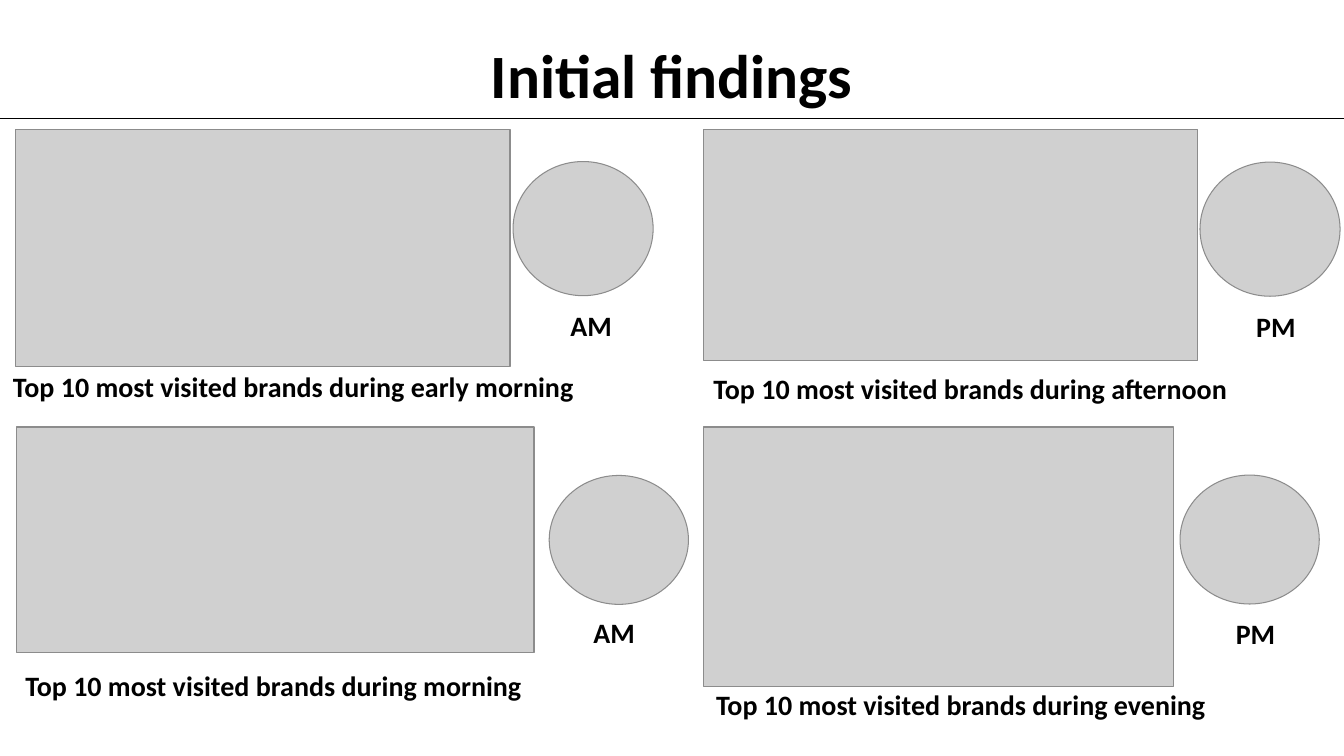
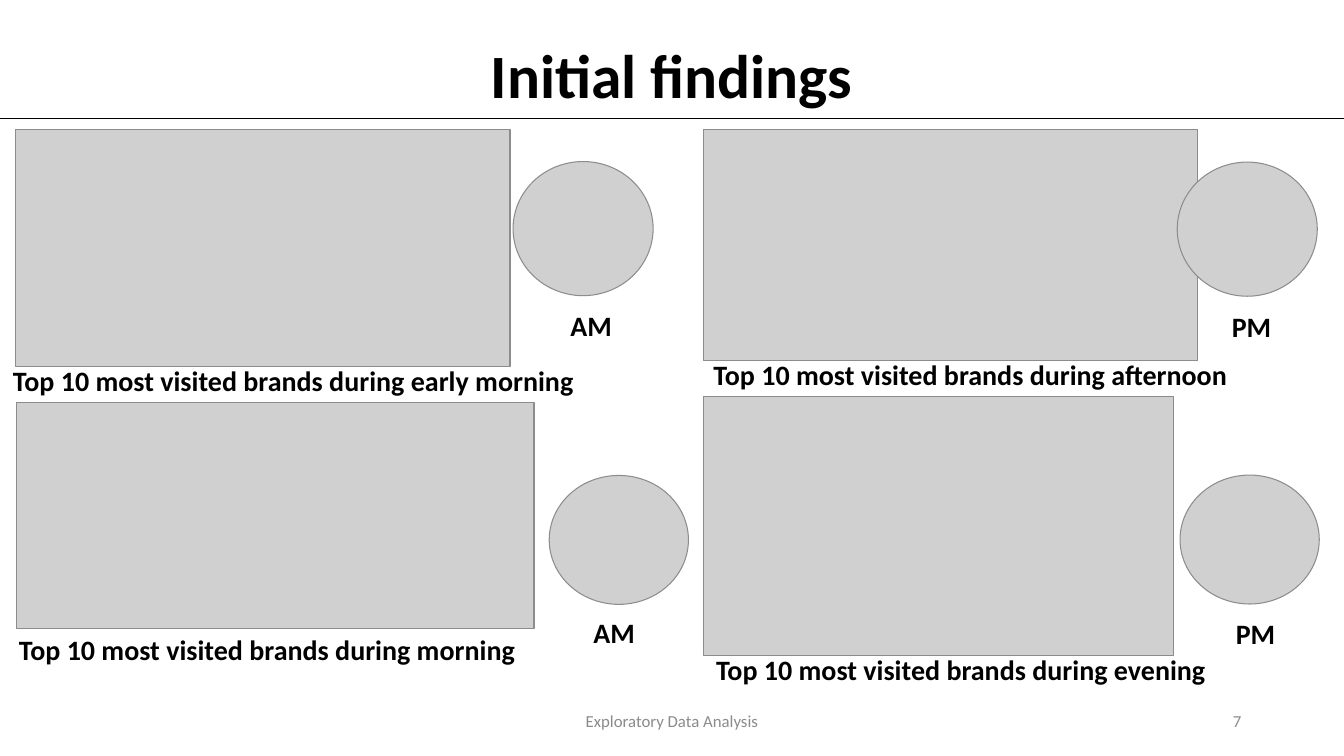
Before and after one commit to Crosita/Capstone-Project-1, a slide deck: slide 7 of Capstone Project 1- presentation.pptx (slide 6 before the commit). Drawn at 1344x756 pixels with LibreOffice and Linux fonts; fonts in the diff are those of the drawing; grey boxes stand for pictures; background and template pictures are left out. Boxes give left, top, right and bottom in pixels: in the first picture for what was removed or moved away, otherwise in the second. Text is boxed around its words. In the diff, an @@ line names an element or a change of style, - is before the commit and + after.

```diff
--- a/Capstone Project 1- presentation.pptx
+++ b/Capstone Project 1- presentation.pptx
@@ picture: place and size @@
-picture at bbox=[1201, 162, 1341, 296]
+picture at bbox=[1178, 162, 1318, 296]
@@ text "PM": place and size @@
-text "PM" at bbox=[1256, 318, 1295, 337]
+text "PM" at bbox=[1232, 318, 1271, 337]
@@ text "Top 10 most visited brands ...": place and size @@
-text "Top 10 most visited brands ..." at bbox=[13, 377, 573, 402]
+text "Top 10 most visited brands ..." at bbox=[13, 371, 573, 396]
@@ text "Top 10 most visited brands ...": place and size @@
-text "Top 10 most visited brands ..." at bbox=[713, 379, 1226, 404]
+text "Top 10 most visited brands ..." at bbox=[713, 365, 1226, 390]
@@ picture: place and size @@
-picture at bbox=[17, 427, 534, 653]
+picture at bbox=[17, 402, 534, 628]
@@ picture: place and size @@
-picture at bbox=[704, 427, 1174, 687]
+picture at bbox=[704, 396, 1174, 655]
@@ text "Top 10 most visited brands ...": place and size @@
-text "Top 10 most visited brands ..." at bbox=[25, 676, 521, 701]
+text "Top 10 most visited brands ..." at bbox=[19, 640, 515, 665]
@@ text "Top 10 most visited brands ...": place and size @@
-text "Top 10 most visited brands ..." at bbox=[716, 695, 1205, 720]
+text "Top 10 most visited brands ..." at bbox=[716, 660, 1205, 685]
@@ text added at bbox=[586, 715, 758, 730], 12 pt, text #8C8C8C @@
+Exploratory Data Analysis
@@ page number added at bbox=[1233, 716, 1241, 727], 12 pt, text #8C8C8C @@
+7
```
Also in this commit, not shown: 5 other slides changed, 6 slides added.
